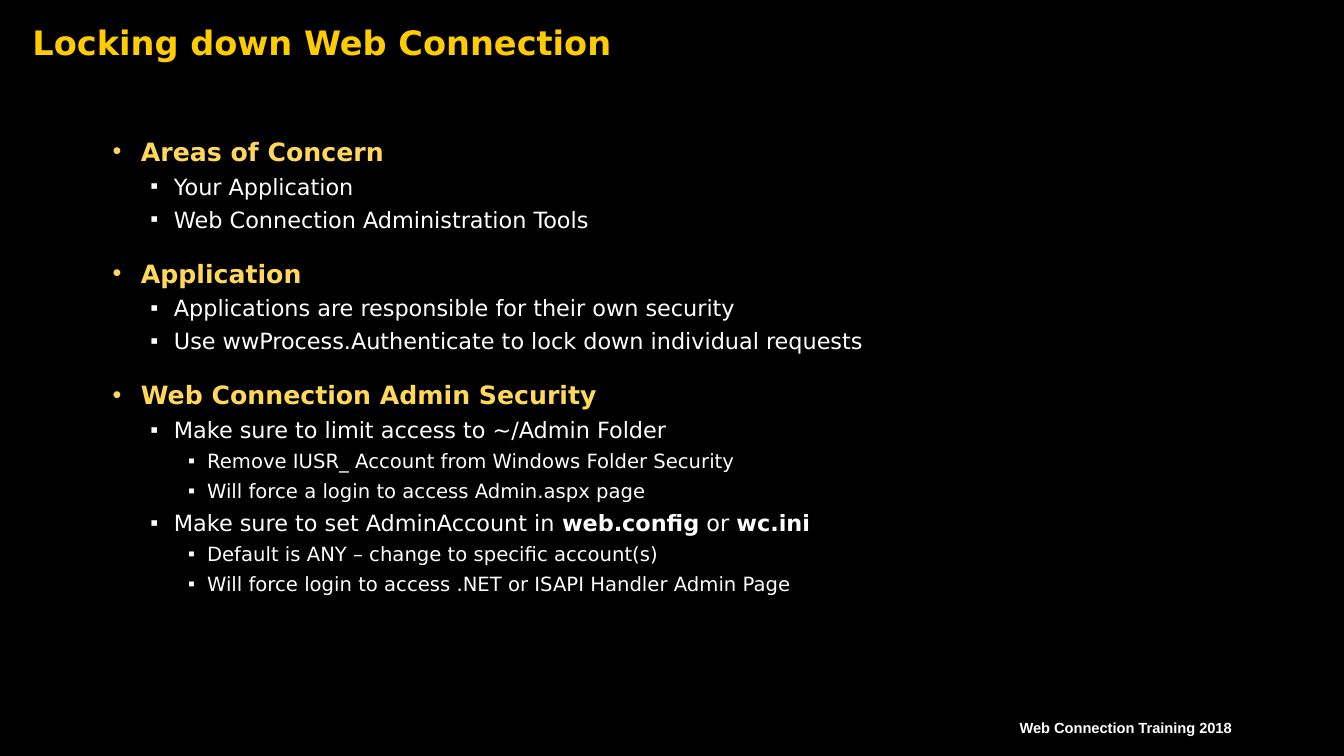
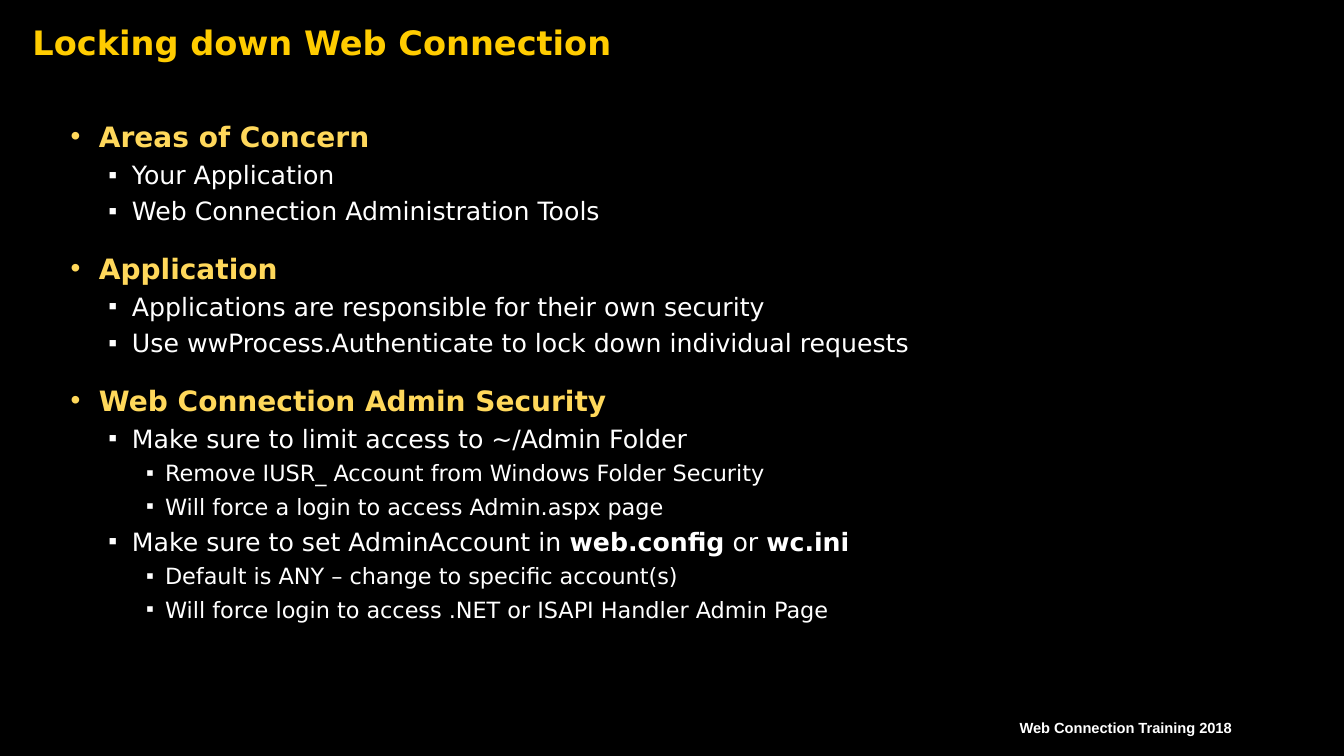
Before and after one commit to RickStrahl/SWFOX18_WebConnectionSecurity, a slide deck: slide 28 of Content/Strahl_WebConnectionSecurity.pptx. Drawn at 1344x756 pixels with LibreOffice and Linux fonts; fonts in the diff are those of the drawing; background and template pictures are left out. Boxes give left, top, right and bottom in pixels: in the first picture for what was removed or moved away, otherwise in the second. Text is boxed around its words. In the diff, an @@ line names an element or a change of style, - is before the commit and + after.

```diff
--- a/Content/Strahl_WebConnectionSecurity.pptx
+++ b/Content/Strahl_WebConnectionSecurity.pptx
@@ text "Areas of Concern": place and size @@
-text "Areas of Concern" at <box>141,142,862,595</box>
+text "Areas of Concern" at <box>99,125,909,623</box>
@@ text "Areas of Concern" at <box>99,125,909,623</box>: size 18 to 20 pt in "Areas of Concern", "Application", "Web Connection Admin Security"; size 16 to 18 pt in "Your Application", "Web Connection Administration Tools", "Applications are responsible for their own security", "Use wwProcess.Authenticate to lock down individual requests" and 2 more places; size 14 to 16 pt in "Remove IUSR_ Account from Windows Folder Security", "Will force a login to access Admin.aspx ...", "Default is ANY – change to specific ...", "Will force login to access .NET or ..." @@
```
Also in this commit, not shown: 6 other slides changed, 3 other files.
